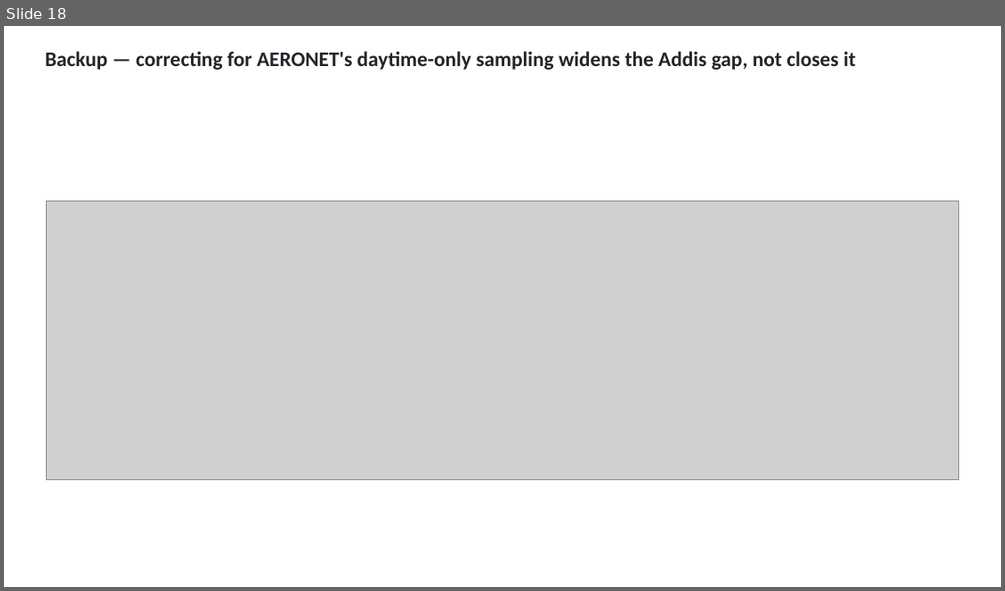
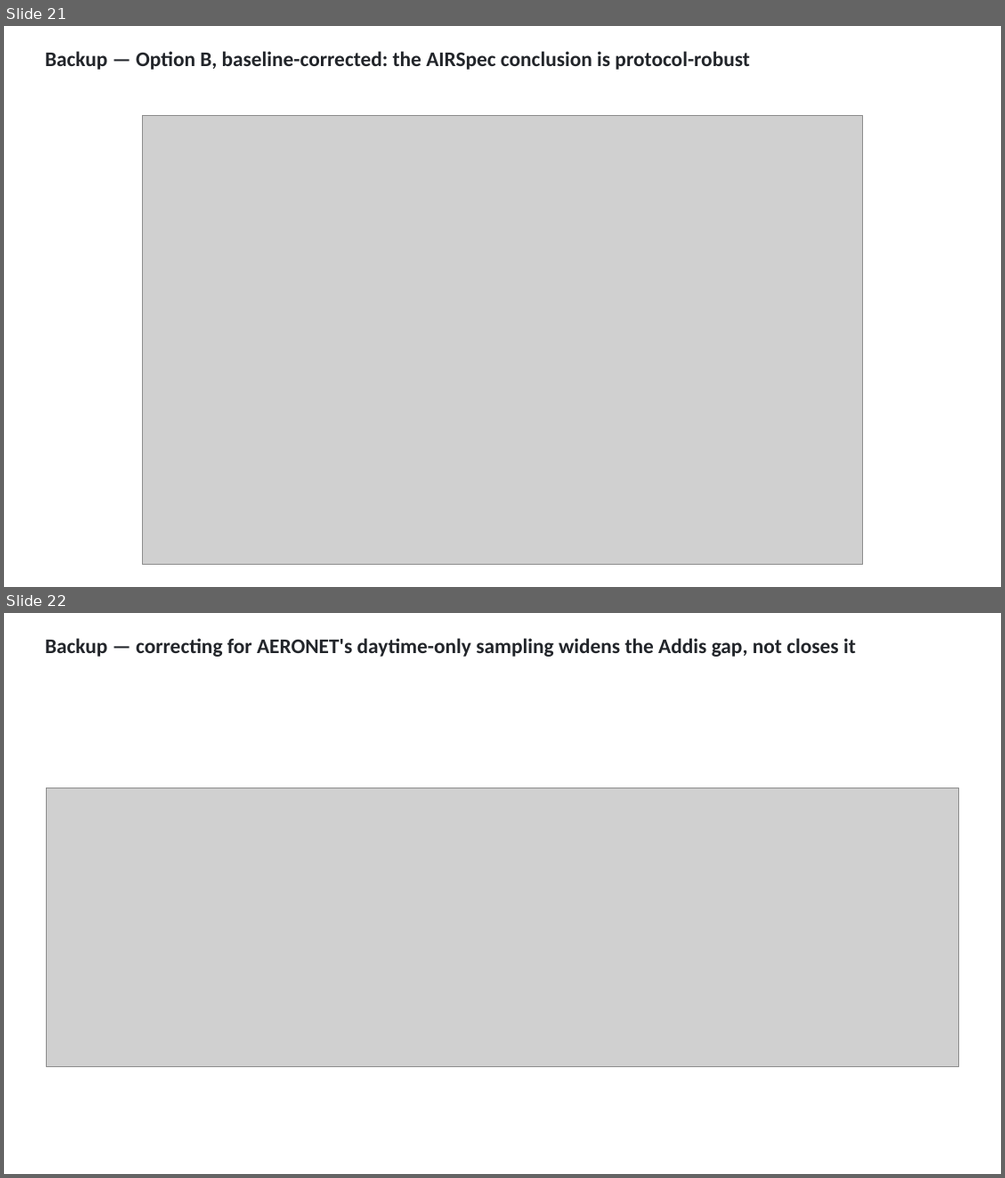
Before and after one commit to ahzs645/aethmodular, a slide deck: deliverables/ann_update_2026-08-25/ann_update_2026-08-25.pptx. Shown one above the other, each under a label of ours: slide 18 before the commit, slides 21 and 22 after it. The pictures are 1005x591 and 1005x1178 pixels, drawn with LibreOffice and Linux fonts; fonts in the diff are those of the drawing; grey boxes stand for pictures. Boxes give left, top, right and bottom in pixels: in the first picture for what was removed or moved away, otherwise in the second. Text is boxed around its words. In the diff, an @@ line names an element or a change of style, - is before the commit and + after.

```diff
--- a/deliverables/ann_update_2026-08-25/ann_update_2026-08-25.pptx
+++ b/deliverables/ann_update_2026-08-25/ann_update_2026-08-25.pptx
@@ slide 21 added at [4,26,1001,587], background #FFFFFF @@
@@ text added at [45,51,750,70], 20 pt, text #22252A, bold @@
+Backup — Option B, baseline-corrected: the AIRSpec conclusion is protocol-robust
@@ picture added at [142,116,863,564] @@
@@ what was slide 18 is now slide 22 @@
```
Also in this commit, not shown: 1 slide changed, 3 other slides added, 6 other files.
